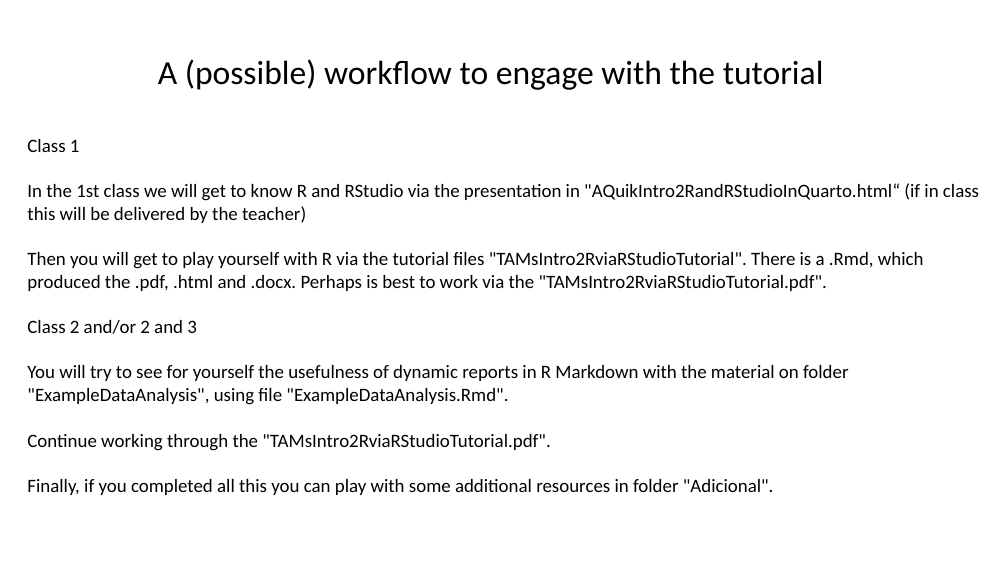
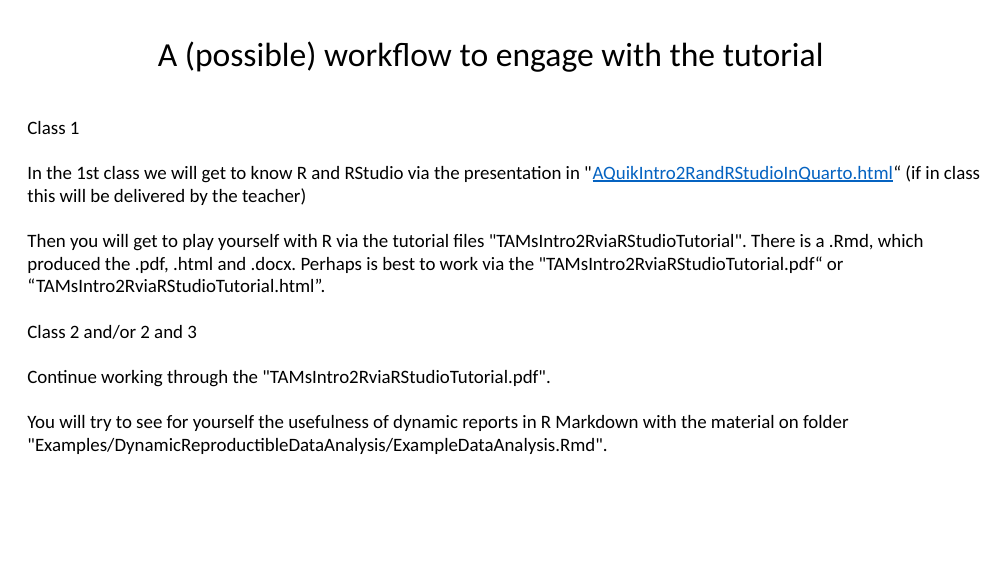
Before and after one commit to TiagoAMarques/AnIntro2RTutorial, a slide deck: slide 1 of ClassInstructions.pptx. Drawn at 1008x567 pixels with LibreOffice and Linux fonts; fonts in the diff are those of the drawing. Boxes give left, top, right and bottom in pixels: in the first picture for what was removed or moved away, otherwise in the second. Text is boxed around its words. In the diff, an @@ line names an element or a change of style, - is before the commit and + after.

```diff
--- a/ClassInstructions.pptx
+++ b/ClassInstructions.pptx
@@ text "A (possible) workflow to engage ...": place and size @@
-text "A (possible) workflow to engage ..." at [158, 59, 824, 90]
+text "A (possible) workflow to engage ..." at [158, 41, 824, 72]
@@ text "Class 1": place and size @@
-text "Class 1" at [27, 139, 979, 495]
+text "Class 1" at [27, 121, 980, 454]
@@ text at [27, 165, 980, 205]: text colour #000000 to #0563C1, underline on in ""AQuikIntro2RandRStudioInQuarto.html“" @@
@@ text at [27, 234, 924, 292]: text changed @@
-Then you will get to play yourself with R via the tutorial files "TAMsIntro2RviaRStudioTutorial". There is a .Rmd, which produced the .pdf, .html and .docx. Perhaps is best to work via the "TAMsIntro2RviaRStudioTutorial.pdf".
+Then you will get to play yourself with R via the tutorial files "TAMsIntro2RviaRStudioTutorial". There is a .Rmd, which produced the .pdf, .html and .docx. Perhaps is best to work via the "TAMsIntro2RviaRStudioTutorial.pdf“ or “TAMsIntro2RviaRStudioTutorial.html”.
@@ text at [27, 365, 849, 405]: paragraph removed @@
-You will try to see for yourself the usefulness of dynamic reports in R Markdown with the material on folder "ExampleDataAnalysis", using file "ExampleDataAnalysis.Rmd".
@@ text at [27, 415, 849, 454]: text changed @@
-Finally, if you completed all this you can play with some additional resources in folder "Adicional".
+You will try to see for yourself the usefulness of dynamic reports in R Markdown with the material on folder "Examples/DynamicReproductibleDataAnalysis/ExampleDataAnalysis.Rmd".
```
Also in this commit, not shown: 14 other files.
